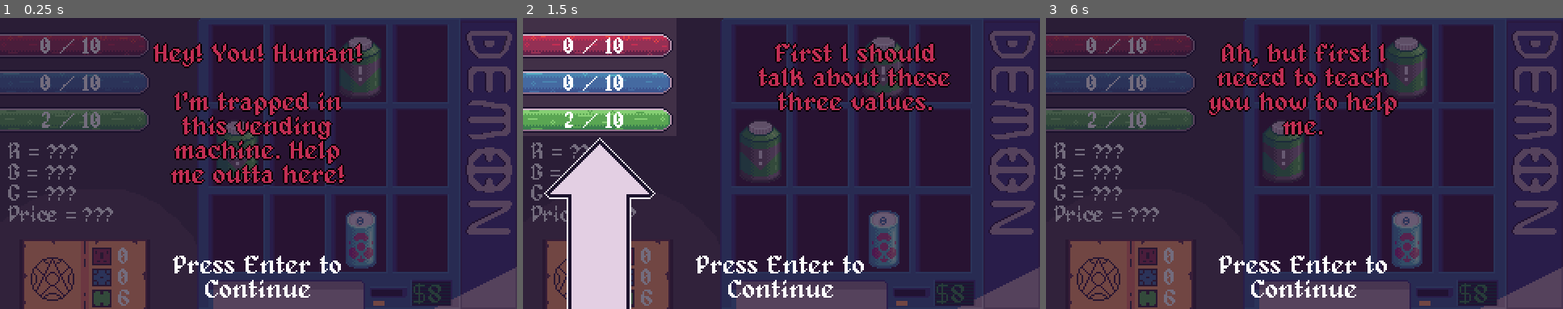
Above: before the commit, frames 1-3 (left to right).
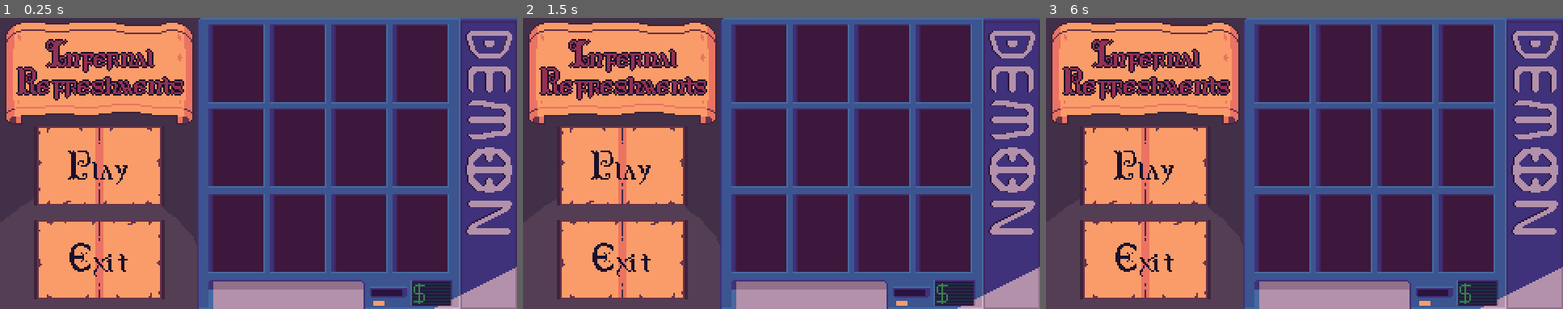
Above: after the commit, the same moments.

Repository: M1ssing-Pixel/Infernal-Refreshments
Game: Godot game, scene res://Save Scenes/TSC_CoreScene.tscn
Two runs of this game, one before a commit and one after it. Both use one fixed random seed, a clock stepped at 60 frames per second and the inputs below. Sound files missing from this copy of the repository are replaced by a short silence.
Inputs (mouse positions are in pixels of both pictures, inside the frame that each line leads up to):
- Up to frame 1 (0.25 s): no input
- Up to frame 2 (1.5 s): tap Enter at 0.5, 1.25, 1.35 s; move the mouse to (895, 148) at 0.52 s; tap R at 0.6 s; click (895, 148) at 0.67 s; move the mouse to (678, 178) at 1.27 s; click (678, 178) at 1.42 s
- Up to frame 3 (6 s): tap Enter at 2, 2.75, 2.85, 3.5, 4.25, 4.35, 5.85 s; move the mouse to (1356, 99) at 2.02 s; tap R at 2.1, 3.6, 5.1 s; click (1356, 99) at 2.17 s; move the mouse to (1278, 221) at 2.77 s; click (1278, 221) at 2.92 s; move the mouse to (1459, 207) at 3.52 s; click (1459, 207) at 3.67 s; move the mouse to (1149, 119) at 4.27 s; click (1149, 119) at 4.42 s; move the mouse to (1330, 163) at 5.02 s; click (1330, 163) at 5.17 s; move the mouse to (1226, 90) at 5.77 s; click (1226, 90) at 5.92 s

The runs differ from the first frame. In frame 1, 69% of the frame differs, in the area x 0-100%, y 0-100%; in frame 2, 68%; in frame 3, 68%.

Commit message:
Main Menu

Diff:
--- a/Save Scenes/TSC_CoreScene.tscn
+++ b/Save Scenes/TSC_CoreScene.tscn
@@ -1,7 +1,7 @@
 [gd_scene load_steps=2 format=3 uid="uid://b2tbkshptmuhw"]
 
-[ext_resource type="PackedScene" uid="uid://c125cd0xnwflj" path="res://Save Scenes/TSC_TutorialScene.tscn" id="1_vdfxc"]
+[ext_resource type="PackedScene" uid="uid://cqkb4qhwpj0tx" path="res://Save Scenes/TSC_MainMenu.tscn" id="1_g1jh5"]
 
 [node name="CoreScene" type="Node2D"]
 
-[node name="Tutorial Scene" parent="." instance=ExtResource("1_vdfxc")]
+[node name="MainMenu" parent="." instance=ExtResource("1_g1jh5")]
--- /dev/null
+++ b/Save Scenes/TSC_MainMenu.tscn
@@ -0,0 +1,63 @@
+[gd_scene load_steps=7 format=3 uid="uid://cqkb4qhwpj0tx"]
+
+[ext_resource type="Texture2D" uid="uid://c5ao5ctkkkwnv" path="res://Sprites/Vending Machine Main Menu Ver.png" id="1_ewvh2"]
+[ext_resource type="Texture2D" uid="uid://bs1tnlwvhhoje" path="res://Sprites/Summoning Circle.png" id="2_cgkth"]
+[ext_resource type="Script" path="res://Scripts/SCR_MenuPlay.gd" id="2_x7ecq"]
+[ext_resource type="Script" path="res://Scripts/SCR_MenuExit.gd" id="4_fefay"]
+
+[sub_resource type="RectangleShape2D" id="RectangleShape2D_j1ef5"]
+size = Vector2(53, 29)
+
+[sub_resource type="RectangleShape2D" id="RectangleShape2D_ne81g"]
+size = Vector2(48, 29)
+
+[node name="MainMenu" type="Node2D"]
+
+[node name="Camera2D" type="Camera2D" parent="."]
+
+[node name="CanvasLayer" type="CanvasLayer" parent="."]
+
+[node name="AspectRatioContainer" type="AspectRatioContainer" parent="CanvasLayer"]
+anchors_preset = 15
+anchor_right = 1.0
+anchor_bottom = 1.0
+offset_left = -70.0
+offset_right = -70.0
+grow_horizontal = 2
+grow_vertical = 2
+mouse_filter = 2
+
+[node name="Control" type="Control" parent="CanvasLayer/AspectRatioContainer"]
+layout_mode = 2
+mouse_filter = 2
+
+[node name="MenuImage" type="Sprite2D" parent="CanvasLayer/AspectRatioContainer/Control"]
+texture_filter = 1
+position = Vector2(160, 90)
+texture = ExtResource("1_ewvh2")
+
+[node name="PlayButton" type="Area2D" parent="CanvasLayer/AspectRatioContainer/Control"]
+script = ExtResource("2_x7ecq")
+
+[node name="CollisionShape2D" type="CollisionShape2D" parent="CanvasLayer/AspectRatioContainer/Control/PlayButton"]
+position = Vector2(61.5, 92.5)
+shape = SubResource("RectangleShape2D_j1ef5")
+
+[node name="SummonCircle" type="Sprite2D" parent="CanvasLayer/AspectRatioContainer/Control/PlayButton/CollisionShape2D"]
+visible = false
+texture_filter = 1
+position = Vector2(0, 1)
+texture = ExtResource("2_cgkth")
+
+[node name="ExitButton" type="Area2D" parent="CanvasLayer/AspectRatioContainer/Control"]
+script = ExtResource("4_fefay")
+
+[node name="CollisionShape2D" type="CollisionShape2D" parent="CanvasLayer/AspectRatioContainer/Control/ExitButton"]
+position = Vector2(62, 149.5)
+shape = SubResource("RectangleShape2D_ne81g")
+
+[node name="SummonCircle" type="Sprite2D" parent="CanvasLayer/AspectRatioContainer/Control/ExitButton/CollisionShape2D"]
+visible = false
+texture_filter = 1
+position = Vector2(-0.5, 0)
+texture = ExtResource("2_cgkth")
--- a/Save Scenes/TSC_TestingScene.tscn
+++ b/Save Scenes/TSC_TestingScene.tscn
@@ -135,17 +135,17 @@
 [node name="DrinkRefText" type="RichTextLabel" parent="UIControl/ValueCanvas/AspectRatioContainer/GameUI"]
 unique_name_in_owner = true
 layout_mode = 0
-offset_left = -65.0
-offset_top = 77.0
-offset_right = 16.0
-offset_bottom = 131.0
-mouse_filter = 2
-theme_override_fonts/normal_font = ExtResource("6_iwprq")
-theme_override_fonts/bold_font = ExtResource("6_iwprq")
-theme_override_fonts/italics_font = ExtResource("6_iwprq")
-theme_override_fonts/bold_italics_font = ExtResource("6_iwprq")
-theme_override_fonts/mono_font = ExtResource("6_iwprq")
-theme_override_font_sizes/normal_font_size = 13
+offset_left = -68.0
+offset_top = 83.0
+offset_right = 13.0
+offset_bottom = 137.0
+mouse_filter = 2
+theme_override_fonts/normal_font = ExtResource("6_iwprq")
+theme_override_fonts/bold_font = ExtResource("6_iwprq")
+theme_override_fonts/italics_font = ExtResource("6_iwprq")
+theme_override_fonts/bold_italics_font = ExtResource("6_iwprq")
+theme_override_fonts/mono_font = ExtResource("6_iwprq")
+theme_override_font_sizes/normal_font_size = 10
 bbcode_enabled = true
 text = "R = ???
 B = ???
--- a/Save Scenes/TSC_TutorialScene.tscn
+++ b/Save Scenes/TSC_TutorialScene.tscn
@@ -297,7 +297,7 @@
 [node name="PartialRect" type="ColorRect" parent="TutorialController/CanvasLayer/AspectRatioContainer/Tutorial/Phase5" index="2"]
 z_index = -1
 layout_mode = 0
-offset_left = -69.0
+offset_left = -70.0
 offset_top = 132.0
 offset_right = 251.0
 offset_bottom = 180.0
--- /dev/null
+++ b/Save Scenes/TSC_TutorialSceneCont.tscn
@@ -0,0 +1,30 @@
+[gd_scene load_steps=6 format=3 uid="uid://cdunvhr4v4c4s"]
+
+[ext_resource type="PackedScene" uid="uid://ck47r42jmdrw4" path="res://Save Scenes/TSC_TestingScene.tscn" id="1_byvpd"]
+[ext_resource type="PackedScene" uid="uid://t70jmiaoo8kb" path="res://Save Scenes/Cans/TSC_ProteinKing.tscn" id="6_3eif1"]
+[ext_resource type="Shader" path="res://Save Scenes/Cans/SHA_Outline.gdshader" id="7_btu7d"]
+[ext_resource type="PackedScene" uid="uid://chwu5w85qpa0w" path="res://Save Scenes/Cans/TSC_Atomocan.tscn" id="8_dqfct"]
+
+[sub_resource type="ShaderMaterial" id="ShaderMaterial_kynb2"]
+shader = ExtResource("7_btu7d")
+shader_parameter/strength = false
+shader_parameter/outline_colour = Color(1, 1, 1, 1)
+shader_parameter/outline_depth = 1.0
+
+[node name="Tutorial Scene" instance=ExtResource("1_byvpd")]
+
+[node name="LevelControl" parent="." index="2"]
+level_money = 8
+starting_red = 0.0
+starting_blue = 0.0
+starting_green = 2.0
+
+[node name="ProteinKing" parent="." index="5" instance=ExtResource("6_3eif1")]
+position = Vector2(-13, -8)
+
+[node name="ProteinKing2" parent="." index="6" instance=ExtResource("6_3eif1")]
+material = SubResource("ShaderMaterial_kynb2")
+position = Vector2(63, -60)
+
+[node name="Atomocan" parent="." index="7" instance=ExtResource("8_dqfct")]
+position = Vector2(63, 46)
--- /dev/null
+++ b/Scripts/SCR_MenuExit.gd
@@ -0,0 +1,23 @@
+extends Area2D
+
+var summon_circle: Sprite2D
+var is_colliding: bool
+
+func _ready():
+	summon_circle = get_child(0).get_child(0)
+	summon_circle.visible = false
+	is_colliding = false
+
+func _mouse_enter():
+	summon_circle.visible = true
+	is_colliding = true
+
+func _mouse_exit():
+	summon_circle.visible = false
+	is_colliding = false
+
+func _input(event):
+	if event is InputEventMouseButton:
+		if event.button_index == MOUSE_BUTTON_LEFT && event.is_pressed() == true:
+			if is_colliding == true:
+				get_tree().quit()
--- /dev/null
+++ b/Scripts/SCR_MenuPlay.gd
@@ -0,0 +1,23 @@
+extends Area2D
+
+var summon_circle: Sprite2D
+var is_colliding: bool
+
+func _ready():
+	summon_circle = get_child(0).get_child(0)
+	summon_circle.visible = false
+	is_colliding = false
+
+func _mouse_enter():
+	summon_circle.visible = true
+	is_colliding = true
+
+func _mouse_exit():
+	summon_circle.visible = false
+	is_colliding = false
+
+func _input(event):
+	if event is InputEventMouseButton:
+		if event.button_index == MOUSE_BUTTON_LEFT && event.is_pressed() == true:
+			if is_colliding == true:
+				get_tree().change_scene_to_file("res://Save Scenes/TSC_TutorialScene.tscn")
--- a/Scripts/SCR_Tutorial.gd
+++ b/Scripts/SCR_Tutorial.gd
@@ -64,4 +64,4 @@
 		9:
 			phase_one.get_child(1).text = str("\n[center][outline_size={2}]Now then, hurry up and get me outta here!")
 		10:
-			queue_free()
+			get_tree().change_scene_to_file("res://Save Scenes/TSC_TutorialSceneCont.tscn")
Binary file added: Sprites/Summoning Circle.png
Not shown, added: Sprites/Summoning Circle.png.import
Binary file added: Sprites/Vending Machine Main Menu Ver.png
Not shown, added: Sprites/Vending Machine Main Menu Ver.png.import
Binary file changed: Sprites/Vending Machine.png
